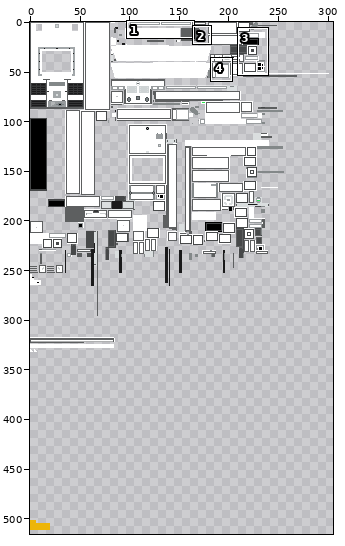
Two states of a sprite sheet, doodle tank Resources/textures/entity/tiger_1/default.png. The picture above shows the old version from afar; the outline marks the close-up.
Close-up. Old version:
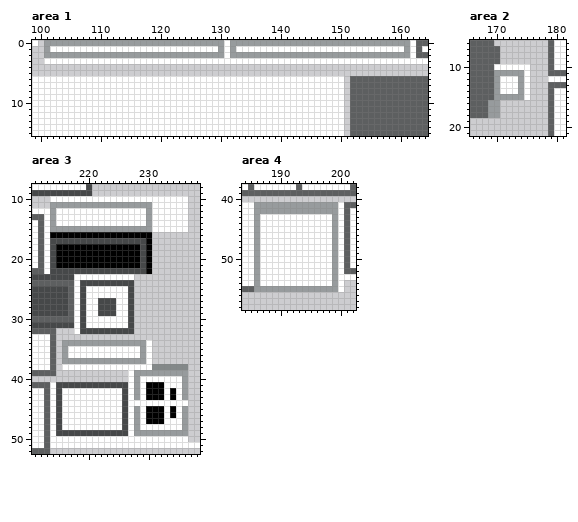
The file is 2048x2048 pixels. Colours within 5 levels of each other are drawn and written as one. Shown: area 1: x 99..164, y 0..15; area 2: x 166..181, y 6..21; area 3: x 211..238, y 8..52; area 4: x 184..202, y 38..58. The wide view leaves out empty margins. The commit also changed other parts of the picture, which this record leaves out.
After the commit:
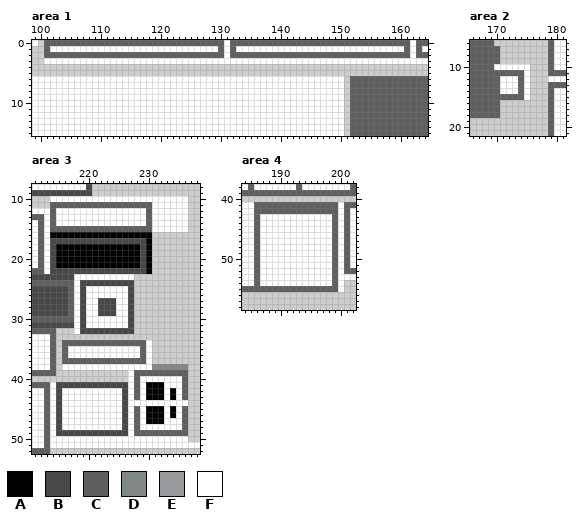
Palette (. is transparent): A #000000  B #464849  C #5d5f60  D #838889  E #979b9d  F #ffffff
Diff:
--- area 1
@@ x 99..164 @@
- 0 F.EEEEEEEEEEEEEEEEEEEEEEEEEEEEEEFEEEEEEEEEEEEEEEEEEEEEEEEEEEEEEFCC
- 1 ..EFFFFFFFFFFFFFFFFFFFFFFFFFFFFEFEFFFFFFFFFFFFFFFFFFFFFFFFFFFFEFCF
- 2 ..EEEEEEEEEEEEEEEEEEEEEEEEEEEEEEFEEEEEEEEEEEEEEEEEEEEEEEEEEEEEEFCC
+ 0 F.CCCCCCCCCCCCCCCCCCCCCCCCCCCCCCFCCCCCCCCCCCCCCCCCCCCCCCCCCCCCCFCC
+ 1 ..CFFFFFFFFFFFFFFFFFFFFFFFFFFFFCFCFFFFFFFFFFFFFFFFFFFFFFFFFFFFCFCF
+ 2 ..CCCCCCCCCCCCCCCCCCCCCCCCCCCCCCFCCCCCCCCCCCCCCCCCCCCCCCCCCCCCCFCC
  3 ..FFFFFFFFFFFFFFFFFFFFFFFFFFFFFFFFFFFFFFFFFFFFFFFFFFFFFFFFFFFFFFFF
--- area 2
@@ x 167..176 @@
 10 CCCFFFFFF.
-11 CCCEEEEEF.
-12 CCCEFFFEF.
-13 CCCEFFFEF.
-14 CCCEFFFEF.
-15 CCCEEEEEF.
-16 CCEE......
-17 CCEE......
-18 CCEE......
+11 CCCCCCCCF.
+12 CCCCFFFCF.
+13 CCCCFFFCF.
+14 CCCCFFFCF.
+15 CCCCCCCCF.
+16 CCCC......
+17 CCCC......
+18 CCCC......
 19 ..........
--- area 3
@@ x 211..238 @@
 10 ...FFFFFFFFFFFFFFFFFFFFFFF..
-11 ...EEEEEEEEEEEEEEEEEFFFFFF..
-12 FFFEFFFFFFFFFFFFFFFEFFFFFF..
-13 CCFEFFFFFFFFFFFFFFFEFFFFFF..
-14 FCFEFFFFFFFFFFFFFFFEFFFFFF..
-15 FCFEEEEEEEEEEEEEEEEEFFFFFF..
+11 ...CCCCCCCCCCCCCCCCCFFFFFF..
+12 FFFCFFFFFFFFFFFFFFFCFFFFFF..
+13 CCFCFFFFFFFFFFFFFFFCFFFFFF..
+14 FCFCFFFFFFFFFFFFFFFCFFFFFF..
+15 FCFCCCCCCCCCCCCCCCCCFFFFFF..
 16 FCFAAAAAAAAAAAAAAAAA........
@@ x 211..238 @@
 33 FFFC........................
-34 FFFC.EEEEEEEEEEEEEEF........
-35 FFFC.EFFFFFFFFFFFFEF........
-36 FFFC.EFFFFFFFFFFFFEF........
-37 FFFC.EEEEEEEEEEEEEEF........
+34 FFFC.CCCCCCCCCCCCCCF........
+35 FFFC.CFFFFFFFFFFFFCF........
+36 FFFC.CFFFFFFFFFFFFCF........
+37 FFFC.CCCCCCCCCCCCCCF........
 38 FFFC.FFFFFFFFFFFFFFFDDDDDD..
-39 CCCC............FEEEEEEEEE..
-40 ................FEFFFFFFFE..
-41 CCCFBBBBBBBBBBBBFEFAAAFFFE..
-42 FFCFBFFFFFFFFFFBFEFAAAFAFE..
-43 FFCFBFFFFFFFFFFBFEFAAAFAFE..
+39 CCCC............FCCCCCCCCC..
+40 ................FCFFFFFFFC..
+41 CCCFBBBBBBBBBBBBFCFAAAFFFC..
+42 FFCFBFFFFFFFFFFBFCFAAAFAFC..
+43 FFCFBFFFFFFFFFFBFCFAAAFAFC..
 44 FFCFBFFFFFFFFFFBFFFFFFFFFF..
-45 FFCFBFFFFFFFFFFBFEFAAAFAFE..
-46 FFCFBFFFFFFFFFFBFEFAAAFAFE..
-47 FFCFBFFFFFFFFFFBFEFAAAFFFE..
-48 FFCFBFFFFFFFFFFBFEFFFFFFFE..
-49 FFCFBBBBBBBBBBBBFEEEEEEEEE..
+45 FFCFBFFFFFFFFFFBFCFAAAFAFC..
+46 FFCFBFFFFFFFFFFBFCFAAAFAFC..
+47 FFCFBFFFFFFFFFFBFCFAAAFFFC..
+48 FFCFBFFFFFFFFFFBFCFFFFFFFC..
+49 FFCFBBBBBBBBBBBBFCCCCCCCCC..
 50 FFCFFFFFFFFFFFFFFFFFFFFFFF..
--- area 4
@@ x 184..202 @@
 40 ...................
-41 FFEEEEEEEEEEEEEEFCC
-42 FFEEEEEEEEEEEEEEFCF
-43 FFEFFFFFFFFFFFFEFCF
-44 FFEFFFFFFFFFFFFEFCF
-45 FFEFFFFFFFFFFFFEFCF
-46 FFEFFFFFFFFFFFFEFCF
-47 FFEFFFFFFFFFFFFEFCF
-48 FFEFFFFFFFFFFFFEFCF
-49 FFEFFFFFFFFFFFFEFCF
-50 FFEFFFFFFFFFFFFEFCF
-51 FFEFFFFFFFFFFFFEFCF
-52 FFEFFFFFFFFFFFFEFCC
-53 FFEFFFFFFFFFFFFEFFF
-54 FFEFFFFFFFFFFFFEF..
-55 CCEEEEEEEEEEEEEEF..
+41 FFCCCCCCCCCCCCCCFCC
+42 FFCCCCCCCCCCCCCCFCF
+43 FFCFFFFFFFFFFFFCFCF
+44 FFCFFFFFFFFFFFFCFCF
+45 FFCFFFFFFFFFFFFCFCF
+46 FFCFFFFFFFFFFFFCFCF
+47 FFCFFFFFFFFFFFFCFCF
+48 FFCFFFFFFFFFFFFCFCF
+49 FFCFFFFFFFFFFFFCFCF
+50 FFCFFFFFFFFFFFFCFCF
+51 FFCFFFFFFFFFFFFCFCF
+52 FFCFFFFFFFFFFFFCFCC
+53 FFCFFFFFFFFFFFFCFFF
+54 FFCFFFFFFFFFFFFCF..
+55 CCCCCCCCCCCCCCCCF..
 56 ...................
